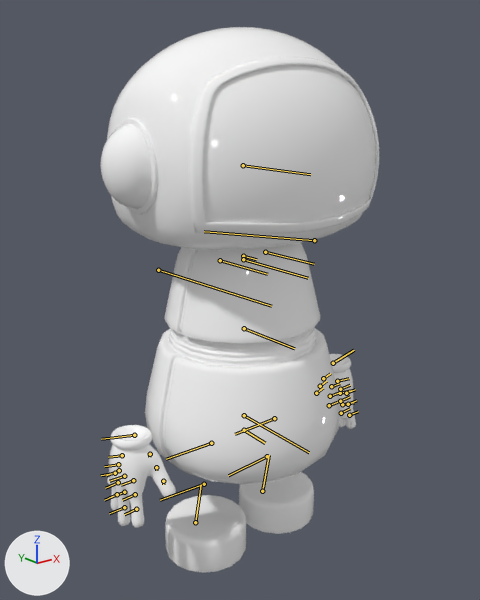
What one commit did to the FBX model Assets/Art/Models/Player/Personaje28.fbx.
Both versions are drawn from a camera (50 mm lens) standing at (-1.162, -1.432, 1.356) and looking at (-0.001, 0.02, 0.776). The lights are fixed; the arrows at lower left show +X, +Y and +Z. The first picture is the older version. Both versions are drawn at frame 30 of the action 'Take 001'; the numbers are the values there. The bones that bend it are drawn over the model as lines.

Objects in the first picture: 'Cuerpo', 'ManoDerecha', 'ManoIzquierda'.
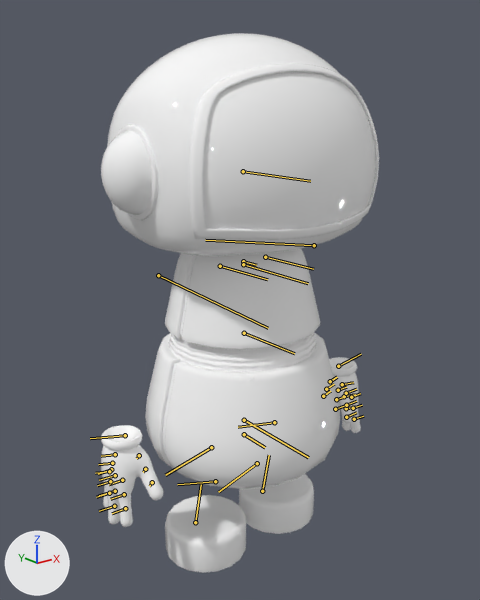
The change in detail:
Bone 'CATRigPelvis' (bone_catrigpelvis) moves from (0.0, 0.0, 0.0) to (-0.015, 0.0, 0.0).
Bone 'CATRigLLeg1' (bone_catriglleg1) turns from (0, 0, 0) to (0, 0, 15) degrees about its own x, y and z.
Bone 'CATRigLLeg2' (bone_catriglleg2) turns from (0, 0, 0) to (0, 0, -31) degrees about its own x, y and z.
Bone 'CATRigLLegAnkle' (bone_catrigllegankle) turns from (0, 0, 0) to (-16, 0, 0) degrees about its own x, y and z.
Bone 'CATRigRLeg1' (bone_catrigrleg1) turns from (0, 0, 0) to (0, -1, -16) degrees about its own x, y and z.
Bone 'CATRigRLeg2' (bone_catrigrleg2) turns from (0, 0, 0) to (0, 1, 33) degrees about its own x, y and z.
Bone 'CATRigRLegAnkle' (bone_catrigrlegankle) turns from (0, 0, 0) to (17, 0, 0) degrees about its own x, y and z.
Bone 'CATRigBrazoIzquierdo' (bone_catrigbrazoizquierdo) turns from (0, 0, 0) to (167, 2, 2) degrees about its own x, y and z.
Bone 'CATRigManoIzquierda' (bone_catrigmanoizquierda) turns from (0, 0, 0) to (-163, -1, 4) degrees about its own x, y and z.
Bone 'CATRigRArm1' (bone_catrigrarm1) turns from (0, 0, 2) to (0, -1, -2) degrees about its own x, y and z.
Bone 'CATRigRArmPalm' (bone_catrigrarmpalm) moves from (0.0, -0.004, -0.001) to (0.0, 0.0, 0.0).
Bone 'CATRigRArmPalm' (bone_catrigrarmpalm) turns from (-2, -1, 1) to (5, 2, -1) degrees about its own x, y and z.

Pixel boxes (x1, y1, x2, y2) of what changed, in the pictures (480 x 600 px):
'Cuerpo', posed: before (101, 27, 379, 573); after (101, 33, 379, 573)
'ManoDerecha', posed (10% narrower): before (107, 425, 176, 528); after (101, 425, 163, 527)
'ManoIzquierda', posed: before (329, 354, 356, 429); after (329, 357, 361, 433)
bone 'CATRigPelvis', root to tip: before (244, 430) to (265, 443); after (244, 434) to (265, 447)
bone 'CATRigLLeg1', root to tip: before (274, 418) to (235, 434); after (274, 422) to (238, 427)
bone 'CATRigLLeg2', root to tip: before (267, 456) to (228, 475); after (257, 463) to (218, 492)
bone 'CATRigRLeg1', root to tip: before (211, 443) to (166, 459); after (211, 447) to (165, 475)
bone 'CATRigRLeg2', root to tip: before (204, 484) to (160, 500); after (215, 481) to (177, 484)
bone 'CATRigBrazoIzquierdo', root to tip: before (314, 240) to (204, 231); after (314, 245) to (205, 240)
bone 'CATRigManoIzquierda', root to tip: before (333, 363) to (354, 350); after (338, 366) to (361, 354)
bone 'CATRigRArm1', root to tip: before (158, 270) to (271, 306); after (158, 275) to (268, 328)
bone 'CATRigRArmPalm', root to tip: before (134, 435) to (101, 439); after (125, 435) to (90, 438)
